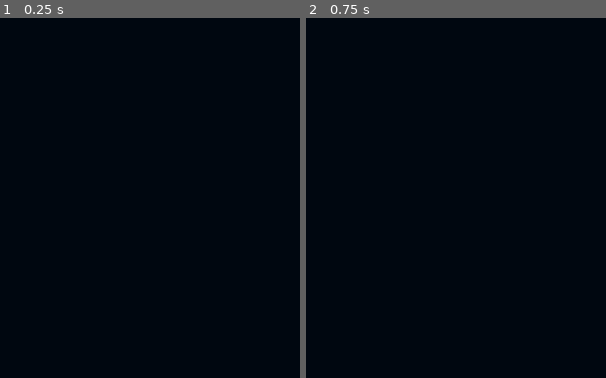
Above: before the commit, frames 1-2 (left to right).
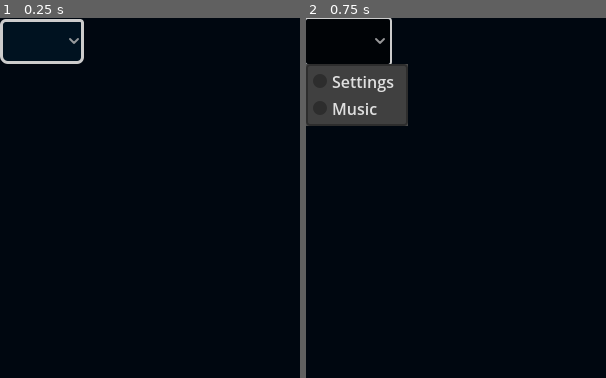
Above: after the commit, the same moments.

Repository: ShadowSL3/Serie-E-envile
Game: Godot game, scene res://game.tscn
Two runs of this game, one before a commit and one after it. Both use one fixed random seed, a clock stepped at 60 frames per second and the inputs below.
Inputs (mouse positions are % of the whole screen's width and height, from its top left):
- Up to frame 1 (0.25 s): no input
- Up to frame 2 (0.75 s): click (7, 3) at 0.52 s
The pictures show only the part of the screen within x 0-50%, y 0-50%; the shares and areas given below are measured in that part.

The runs differ from the first frame. In frame 1, 0.7% of the frame differs, in the area x 0-28%, y 0-13%; in frame 2, 6.0%, in the area x 0-34%, y 0-30%.

Commit message:
Added System Inno Updated UI Interface Now Next Update Support Automatic-Scaling Ui

Diff:
--- a/game.tscn
+++ b/game.tscn
@@ -1,4 +1,7 @@
-[gd_scene load_steps=4 format=3 uid="uid://bd0jr5my5ewd"]
+[gd_scene load_steps=8 format=3 uid="uid://bd0jr5my5ewd"]
+
+[ext_resource type="Script" path="res://option_button.gd" id="1_udkre"]
+[ext_resource type="AudioStream" uid="uid://dn36owx30xq74" path="res://Sounds/Inno/Juventus/juve_inno.mp3" id="2_oljto"]
 
 [sub_resource type="StyleBoxFlat" id="StyleBoxFlat_ed6ws"]
 bg_color = Color(0, 0.0273691, 0.0631858, 1)
@@ -28,6 +31,22 @@
 corner_radius_bottom_right = 6
 corner_radius_bottom_left = 6
 
+[sub_resource type="StyleBoxFlat" id="StyleBoxFlat_3b6el"]
+bg_color = Color(0.00276847, 0.0712497, 0.12648, 1)
+border_width_left = 3
+border_width_top = 3
+border_width_right = 3
+border_width_bottom = 3
+corner_radius_top_left = 5
+corner_radius_top_right = 3
+corner_radius_bottom_right = 6
+corner_radius_bottom_left = 7
+corner_detail = 12
+
+[sub_resource type="AudioStreamPlaylist" id="AudioStreamPlaylist_o16ph"]
+stream_count = 12
+stream_0 = ExtResource("2_oljto")
+
 [node name="Node2D" type="Node2D"]
 
 [node name="Panel" type="Panel" parent="."]
@@ -45,3 +64,24 @@
 theme_override_styles/hover = SubResource("StyleBoxFlat_tnbq4")
 theme_override_styles/normal = SubResource("StyleBoxFlat_cqm3o")
 text = "="
+
+[node name="OptionButton" type="OptionButton" parent="Panel/Button"]
+layout_mode = 1
+anchors_preset = -1
+anchor_left = -5.942
+anchor_right = -5.942
+offset_left = 0.0120239
+offset_right = 83.012
+offset_bottom = 45.0
+theme_override_styles/normal = SubResource("StyleBoxFlat_3b6el")
+item_count = 2
+popup/item_0/text = "Settings"
+popup/item_0/id = 1
+popup/item_1/text = "Music"
+popup/item_1/id = 2
+script = ExtResource("1_udkre")
+
+[node name="AudioStreamPlayer2D" type="AudioStreamPlayer2D" parent="."]
+stream = SubResource("AudioStreamPlaylist_o16ph")
+
+[connection signal="item_selected" from="Panel/Button/OptionButton" to="Panel/Button/OptionButton" method="_on_selected_item"]
--- /dev/null
+++ b/option_button.gd
@@ -0,0 +1,34 @@
+extends OptionButton
+@onready var audio_stream_player_2d: AudioStreamPlayer2D = $"../../../AudioStreamPlayer2D"
+func _on_selected_item(index: int) -> void:
+	#var item_id
+	var item_id = get_item_id(index)
+	if item_id == 1:
+		add_item("Exit", 4)
+	if item_id == 2:
+		add_separator("Musics Themes")
+		add_item("Serie A Intro", 3)
+		add_item("Juventus", 9)
+		add_item("Napoli", 7)
+		add_item("Inter", 4)
+		add_item("Genoa", 5)
+		add_item("Lazio", 6)
+		add_item("Roma", 8)
+		add_item("Milan", 12)
+		add_item("Fiorentina", 10)
+		add_item("Torino", 11)
+		#add_item("", 13)
+
+	if item_id == 9:
+		add_item("Play", 9_2)
+		add_item("Stop", 1_5)
+	if item_id == 1_5:
+		audio_stream_player_2d.stop()
+	if item_id == 9_2:
+		audio_stream_player_2d.play(0)
+		#add_item("", 14)
+		#add_item("", 15)
+	if item_id == 4:
+		get_tree().quit()
+	if item_id == 1:
+		pass
--- a/project.godot
+++ b/project.godot
@@ -19,3 +19,8 @@
 
 window/size/viewport_width=600
 window/size/viewport_height=720
+
+[editor]
+
+version_control/plugin_name="GitPlugin"
+version_control/autoload_on_startup=true
Not shown, added: Sounds/Inno/Juventus/juve_inno.mp3.import
Not shown, added: addons/godot-git-plugin/plugin.cfg
Not shown, added: Sounds/Inno/Juventus/juve_inno.mp3
Not shown, added: addons/godot-git-plugin/LICENSE
Not shown, added: addons/godot-git-plugin/THIRDPARTY.md
Not shown, added: addons/godot-git-plugin/git_plugin.gdextension
Not shown, added: addons/godot-git-plugin/linux/libgit_plugin.linux.editor.x86_64.so
Not shown, added: addons/godot-git-plugin/macos/libgit_plugin.macos.editor.universal.dylib
Not shown, added: addons/godot-git-plugin/win64/libgit_plugin.windows.editor.x86_64.dll
Not shown, added: addons/godot-git-plugin/win64/libgit_plugin.windows.editor.x86_64.exp
Not shown, added: addons/godot-git-plugin/win64/libgit_plugin.windows.editor.x86_64.lib
Not shown, added: addons/godot-git-plugin/win64/~libgit_plugin.windows.editor.x86_64.dll
(and 2 more such lines)
